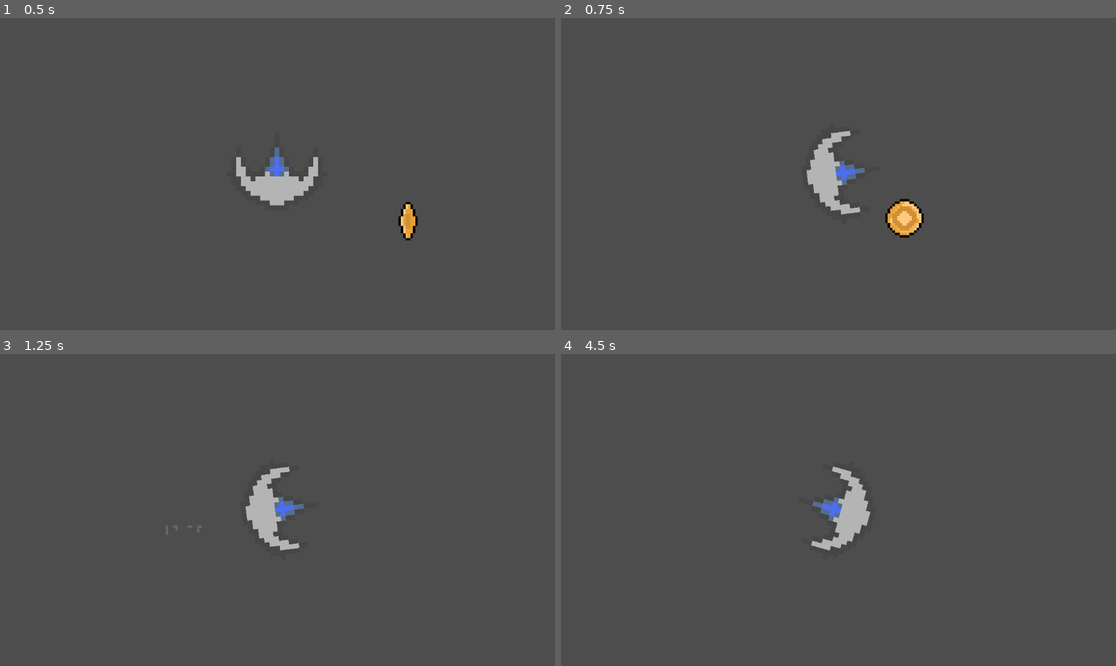
Above: before the commit, frames 1-4 (two rows, left to right).
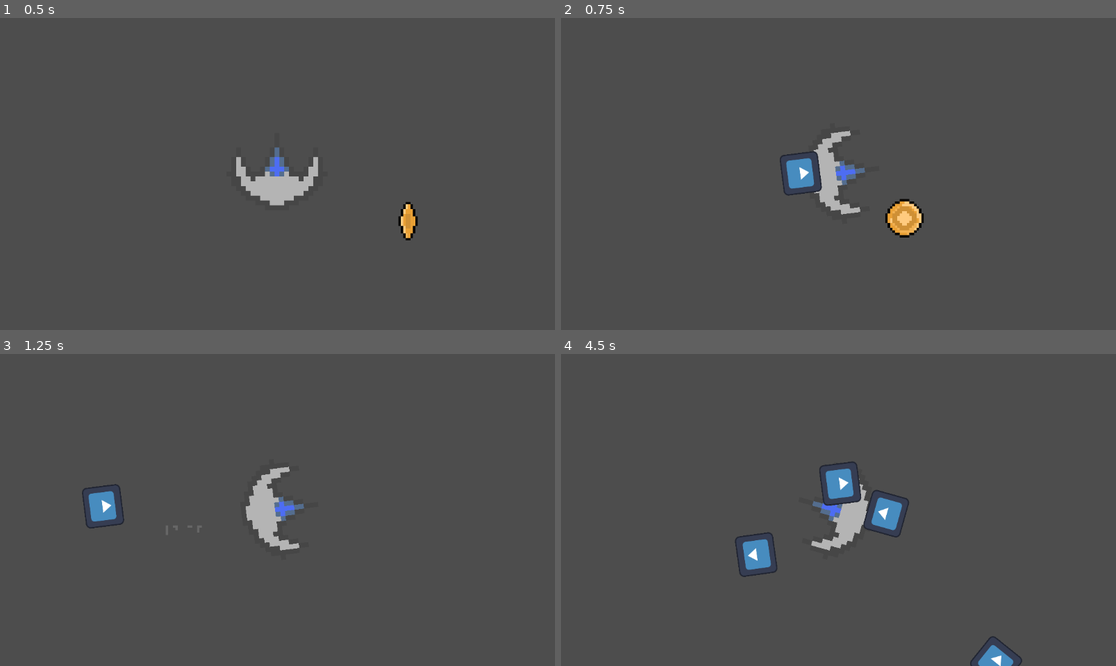
Above: after the commit, the same moments.

Repository: karlowinner/DDU
Game: Godot game, scene res://main_scene.tscn
The game is run twice, just before and just after one commit, with the same random seed, the same clock (stepped at 60 frames per second) and the same inputs. The engine's default icon, where the game draws it, is replaced by a stand-in: a white triangle on a blue panel in a dark square.
Inputs (mouse positions are in pixels of both pictures, inside the frame that each line leads up to):
- Up to frame 1 (0.5 s): no input
- Up to frame 2 (0.75 s): move the mouse to (960, 158) at 0.52 s; hold Right (ui_right) from 0.53 s (still down); click (960, 158) at 0.6 s
- Up to frame 3 (1.25 s): keep holding Right (ui_right)
- Up to frame 4 (4.5 s): move the mouse to (727, 525) at 1.27 s; release Right (ui_right) at 1.28 s; hold Down (ui_down) 1.28-2.03 s; click (727, 525) at 1.35 s; move the mouse to (894, 441) at 2.02 s; hold Right (ui_right) 2.03-2.78 s; click (894, 441) at 2.1 s; move the mouse to (810, 572) at 2.77 s; hold Up (ui_up) 2.78-3.53 s; click (810, 572) at 2.85 s; move the mouse to (1005, 556) at 3.52 s; hold Left (ui_left) from 3.53 s (still down); click (1005, 556) at 3.6 s; move the mouse to (672, 463) at 4.27 s; click (672, 463) at 4.35 s

Frame 1 is identical in both runs. In frame 2, 0.7% of the frame differs, in the area x 39-48%, y 42-58%; in frame 3, 0.5%; in frame 4, 2.2%, in the area x 31-84%, y 34-100%.

Commit message:
Add files via upload
har added projectiles men har brug for hotfix

Diff:
--- a/ddu-spil-projekt/main_scene.tscn
+++ b/ddu-spil-projekt/main_scene.tscn
@@ -3,7 +3,7 @@
 [ext_resource type="PackedScene" uid="uid://cike7ssnuaboq" path="res://node_2d.tscn" id="1_2c62f"]
 [ext_resource type="PackedScene" uid="uid://csv0dyktyx3rg" path="res://area_2d.tscn" id="2_gyfs4"]
 
-[node name="Node2D" type="Node2D"]
+[node name="main" type="Node2D"]
 
 [node name="player" parent="." instance=ExtResource("1_2c62f")]
 collision_layer = 16
--- a/ddu-spil-projekt/player.gd
+++ b/ddu-spil-projekt/player.gd
@@ -11,3 +11,18 @@
 func _process(_delta: float) -> void:
 	look_at(get_global_mouse_position())
 	rotation=(get_global_mouse_position()-global_position).angle()+deg_to_rad(90) #rotated 90 degrees to point it to mouse position start position
+
+@onready var main = get_tree().get_root().get_node("main")
+@onready var projectile = load("res://projectile.tscn")
+
+func _input(event):
+	if Input.is_action_just_pressed("shoot"):
+		shoot()
+		#runs func shoot on costum event
+
+func shoot():
+	var instance = projectile.instantiate()
+	instance.dir = rotation
+	instance.spawnPos = global_position
+	instance.spawnRot = rotation
+	main.add_child.call_deferred(instance)
--- a/ddu-spil-projekt/project.godot
+++ b/ddu-spil-projekt/project.godot
@@ -49,6 +49,11 @@
 , Object(InputEventKey,"resource_local_to_scene":false,"resource_name":"","device":-1,"window_id":0,"alt_pressed":false …(183 unchanged characters)…
 ]
 }
+shoot={
+"deadzone": 0.2,
+"events": [Object(InputEventMouseButton,"resource_local_to_scene":false,"resource_name":"","device":-1,"window_id":0,"alt_pressed":false,"shift_pressed":false,"ctrl_pressed":false,"meta_pressed":false,"button_mask":1,"position":Vector2(228, 6),"global_position":Vector2(237, 54),"factor":1.0,"button_index":1,"canceled":false,"pressed":true,"double_click":false,"script":null)
+]
+}
 
 [layer_names]
 
--- /dev/null
+++ b/ddu-spil-projekt/projectile.gd
@@ -0,0 +1,15 @@
+extends CharacterBody2D
+
+@export var Speed = 100
+
+var dir : float
+var spawnPos : Vector2
+var spawnRot : float
+
+func _ready() -> void:
+	global_position = spawnPos
+	global_rotation = spawnRot
+
+func _physics_process(delta: float) -> void:
+	velocity = Vector2(0,-Speed).rotated(dir)
+	move_and_slide()
--- /dev/null
+++ b/ddu-spil-projekt/projectile.tscn
@@ -0,0 +1,18 @@
+[gd_scene load_steps=4 format=3 uid="uid://bxwx0kja5w7yf"]
+
+[ext_resource type="Script" uid="uid://dusrn8y007t64" path="res://projectile.gd" id="1_qxf0c"]
+[ext_resource type="Texture2D" uid="uid://dbxkssip88uxv" path="res://icon.svg" id="2_dgwo2"]
+
+[sub_resource type="CircleShape2D" id="CircleShape2D_sxmqc"]
+radius = 55.0818
+
+[node name="projectile" type="CharacterBody2D"]
+script = ExtResource("1_qxf0c")
+
+[node name="Icon" type="Sprite2D" parent="."]
+position = Vector2(-9.53674e-07, -1.19209e-07)
+scale = Vector2(0.664063, 0.625)
+texture = ExtResource("2_dgwo2")
+
+[node name="CollisionShape2D" type="CollisionShape2D" parent="."]
+shape = SubResource("CircleShape2D_sxmqc")
Not shown, added: ddu-spil-projekt/projectile.gd.uid
